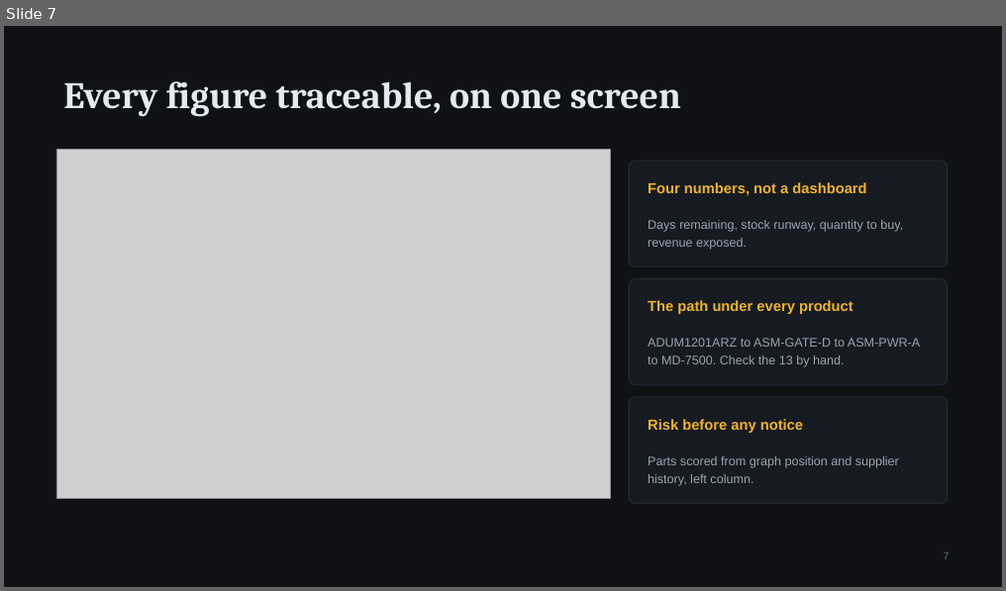
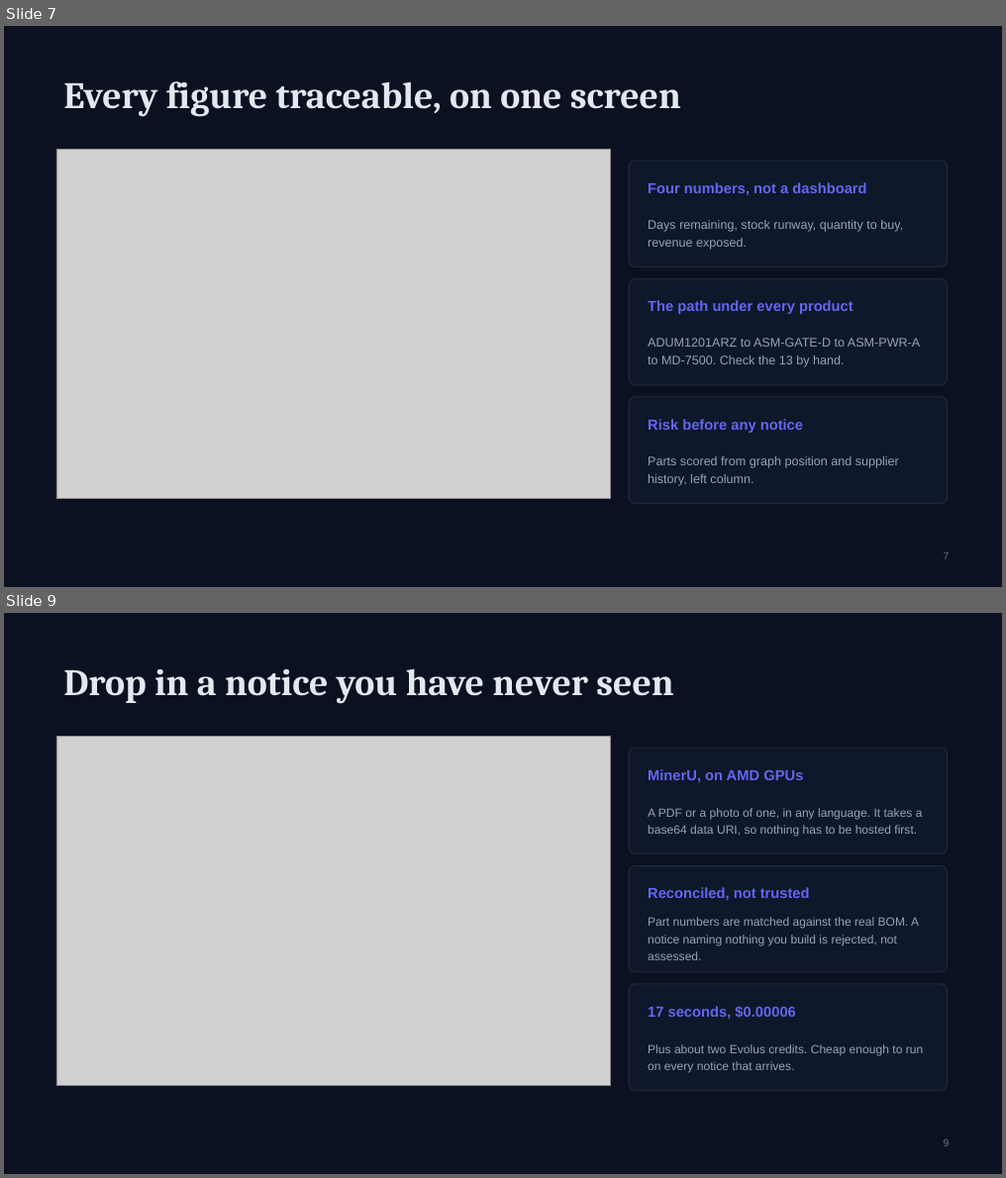
Before and after one commit to bukhari-hamzamukhtar/lychee, a slide deck: submission/LastBuy.pptx. Shown one above the other, each under a label of ours: slide 7 before the commit, slides 7 and 9 after it; the slides between them are not shown. The pictures are 1006x591 and 1006x1178 pixels, drawn with LibreOffice and Linux fonts; fonts in the diff are those of the drawing; grey boxes stand for pictures. Boxes give left, top, right and bottom in pixels: in the first picture for what was removed or moved away, otherwise in the second. Text is boxed around its words. In the diff, an @@ line names an element or a change of style, - is before the commit and + after.

```diff
--- a/submission/LastBuy.pptx
+++ b/submission/LastBuy.pptx
@@ slide 9 added at box(4, 613, 1002, 1174), background #0B1120 @@
@@ title added at box(63, 668, 673, 703), 36 pt, text #E2E8F0, bold @@
+Drop in a notice you have never seen
@@ picture added at box(56, 737, 611, 1086) @@
@@ rounded rectangle added at box(629, 748, 947, 854), fill #0F172A, outline #1E293B 1 pt @@
@@ text added at box(648, 769, 803, 783), 14 pt, text #6366F1, bold @@
+MinerU, on AMD GPUs
@@ text added at box(648, 808, 923, 837), 11.5 pt, text #94A3B8 @@
+A PDF or a photo of one, in any language. It takes a base64 data URI, so nothing has to be hosted first.
@@ rounded rectangle added at box(629, 866, 947, 972), fill #0F172A, outline #1E293B 1 pt @@
@@ text added at box(648, 887, 810, 901), 14 pt, text #6366F1, bold @@
+Reconciled, not trusted
@@ text added at box(648, 917, 919, 960), 11.5 pt, text #94A3B8 @@
+Part numbers are matched against the real BOM. A notice naming nothing you build is rejected, not assessed.
@@ rounded rectangle added at box(629, 984, 947, 1090), fill #0F172A, outline #1E293B 1 pt @@
@@ text added at box(648, 1006, 795, 1019), 14 pt, text #6366F1, bold @@
+17 seconds, $0.00006
@@ text added at box(648, 1045, 923, 1073), 11.5 pt, text #94A3B8 @@
+Plus about two Evolus credits. Cheap enough to run on every notice that arrives.
@@ page number added at box(944, 1140, 949, 1147), 10 pt, text #64748B @@
+9
@@ slide 7 changed as well @@
@@ background #0F1115 to #0B1120 @@
@@ fill #161A21 to #0F172A; outline #242A35 1 pt to #1E293B 1 pt in 3 elements at box(629, 161, 947, 267), box(629, 279, 947, 385), box(629, 397, 947, 503) @@
@@ text colour #F0B429 to #6366F1 in 3 elements at box(648, 182, 866, 196), box(648, 300, 853, 314), box(648, 419, 803, 433) @@
```
Also in this commit, not shown: 8 other slides changed, 6 other files.
